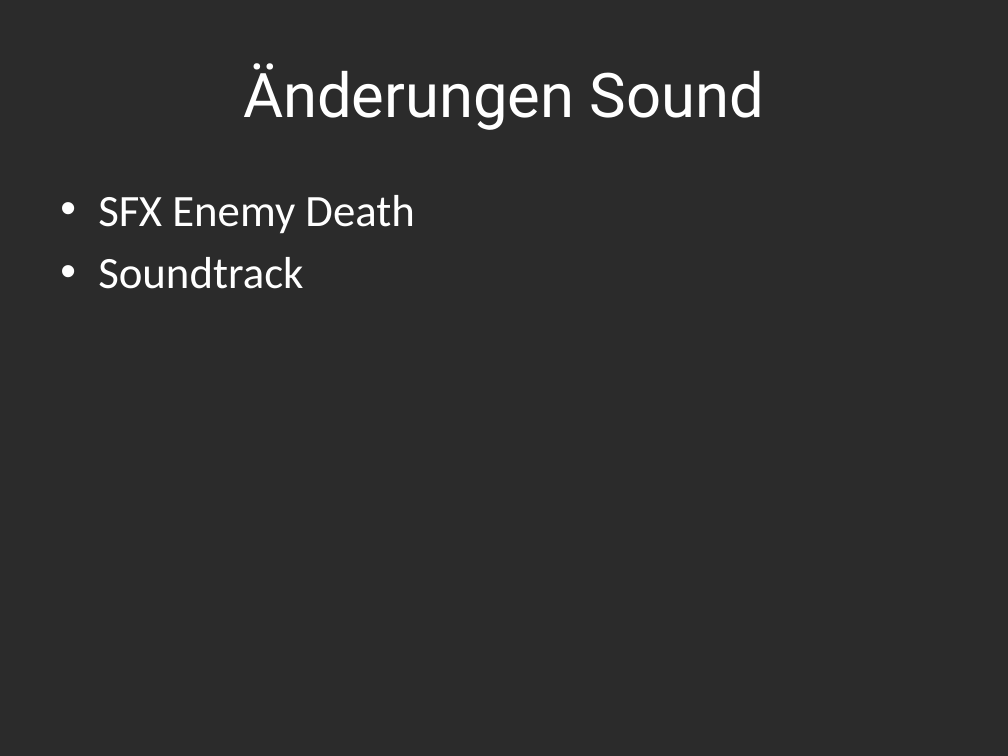
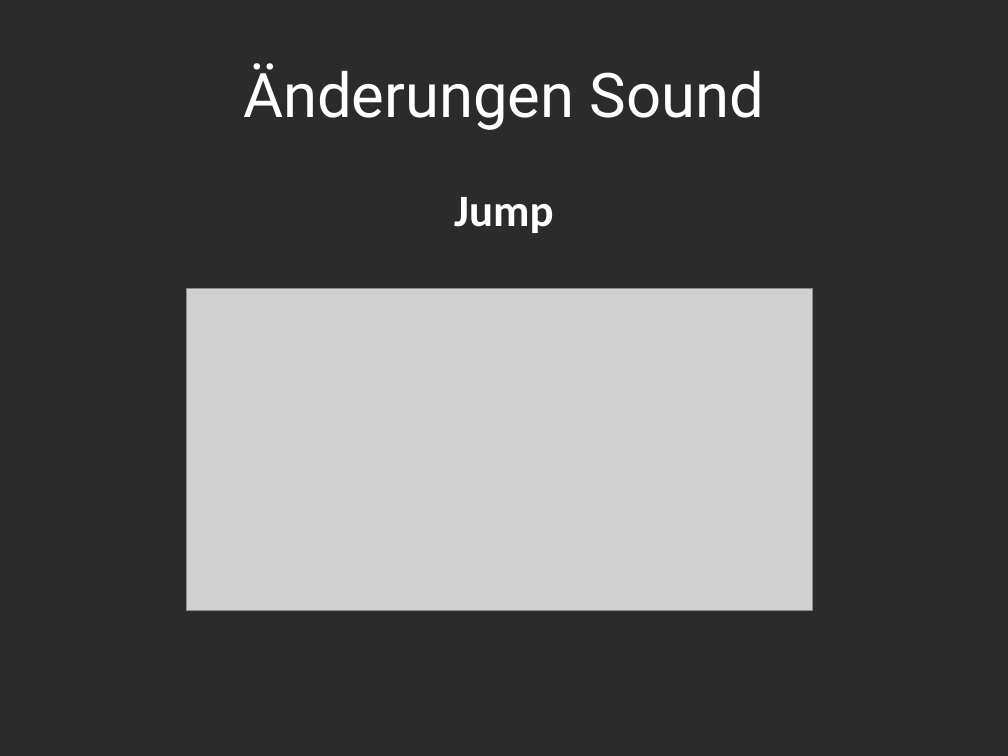
Before and after one commit to Assertores/HammerMan, a slide deck: slide 5 of Documentation/Hammerjaeger.pptx (slide 3 before the commit). Drawn at 1008x756 pixels with LibreOffice and Linux fonts; fonts in the diff are those of the drawing; grey boxes stand for pictures; background and template pictures are left out; a plain dark background stands for a picture behind light text. Boxes give left, top, right and bottom in pixels: in the first picture for what was removed or moved away, otherwise in the second. Text is boxed around its words. In the diff, an @@ line names an element or a change of style, - is before the commit and + after.

```diff
--- a/Documentation/Hammerjaeger.pptx
+++ b/Documentation/Hammerjaeger.pptx
@@ text at bbox=[454, 197, 553, 233]: text changed; bold on @@
-• SFX Enemy Death
-• Soundtrack
+Jump
@@ picture added at bbox=[186, 288, 812, 611] @@
```
Also in this commit, not shown: 4 other slides changed, 3 slides added, 30 other files.
